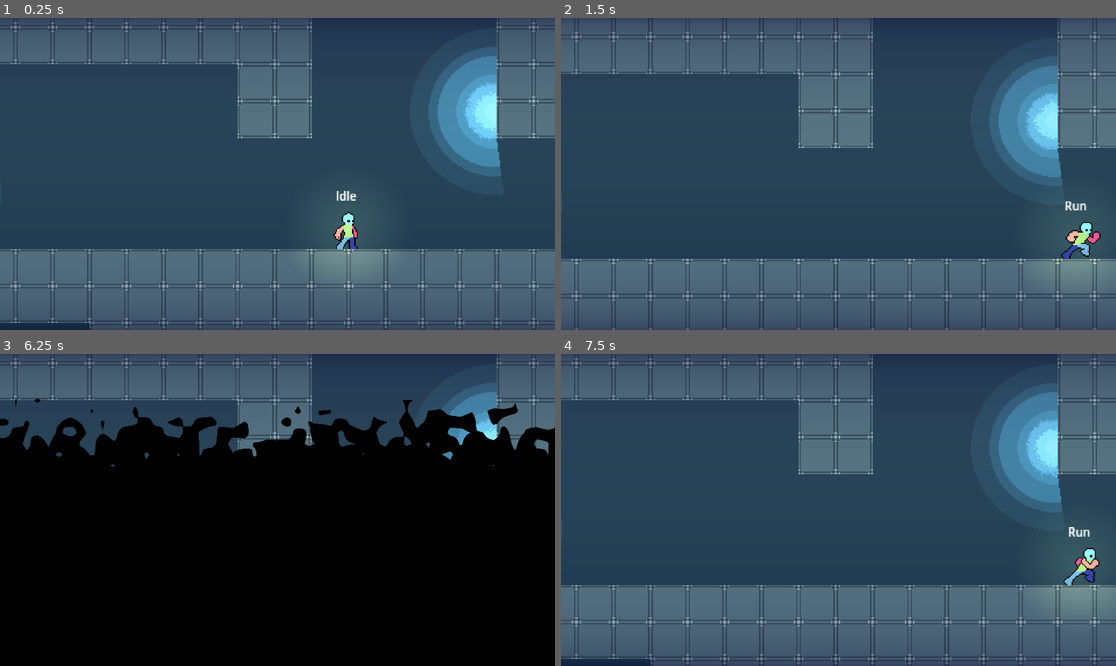
Above: before the commit, frames 1-4 (two rows, left to right).
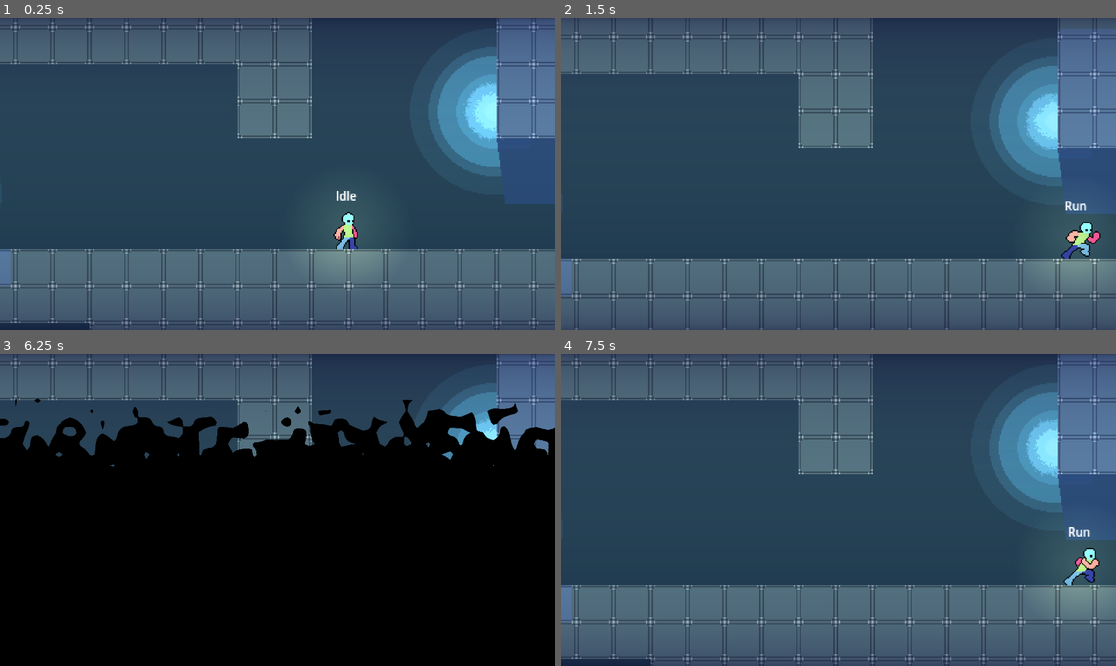
Above: after the commit, the same moments.

Repository: TianJunShi1/harry-forge
Game: Godot game, scene res://main.tscn
Two runs of this game, one before a commit and one after it. Both use one fixed random seed, a clock stepped at 60 frames per second and the inputs below.
Inputs (mouse positions are in pixels of both pictures, inside the frame that each line leads up to):
- Up to frame 1 (0.25 s): no input
- Up to frame 2 (1.5 s): tap Enter at 0.5 s; move the mouse to (960, 158) at 0.52 s; hold D (right) from 0.53 s (still down); tap Shift (run) at 0.6 s; tap Space (jump) at 0.77 s; move the mouse to (727, 189) at 1.27 s; tap E (action) at 1.35 s
- Up to frame 3 (6.25 s): tap Space (jump) at 1.52, 3.02, 3.77, 4.52, 6.02 s; tap Shift (run) at 1.55, 2.1, 2.85, 3.8, 4.35, 5.1, 6.05 s; move the mouse to (333, 441) at 2.02 s; release D (right) at 2.03 s; hold A (left) 2.03-2.78 s; move the mouse to (249, 572) at 2.77 s; hold D (right) 2.78-4.28 s; move the mouse to (444, 556) at 3.52 s; tap E (action) at 3.6, 5.85 s; move the mouse to (111, 463) at 4.27 s; hold A (left) 4.28-5.03 s; move the mouse to (305, 510) at 5.02 s; hold D (right) 5.03-5.78 s; move the mouse to (194, 432) at 5.77 s; hold A (left) from 5.78 s (still down)
- Up to frame 4 (7.5 s): move the mouse to (960, 494) at 6.52 s; tap Shift (run) at 6.6, 7.35 s; tap Space (jump) at 6.77 s; move the mouse to (727, 525) at 7.27 s; release A (left) at 7.28 s; hold D (right) from 7.28 s (still down)

The runs differ from the first frame. In frame 1, 5.9% of the frame differs, in the area x 0-100%, y 3-86%; in frame 2, 6.2%, in the area x 0-100%, y 3-90%; in frame 3, 2.2%; in frame 4, 5.8%.

Commit message:
Fix editor blackout and give shadows a cool blue tint
AmbientLight (@tool script) keeps CanvasModulate white in editor,
switches to runtime_color when playing - no more black editor canvas.
shadow_color changed from opaque black to translucent cool blue so
shadows have visible color contrast against warm torch light.

https://claude.ai/code/session_01Nep7k7bm9abyPcpCngC5Ws

Diff:
--- a/Interactable/Torch/Torch.tscn
+++ b/Interactable/Torch/Torch.tscn
@@ -102,5 +102,5 @@
 energy = 1.4
 shadow_enabled = true
 shadow_filter = 0
-shadow_color = Color(0, 0, 0, 0.85)
+shadow_color = Color(0.02, 0.04, 0.15, 0.75)
 texture = ExtResource("3_f7x5t")
--- a/Level/00_chapter1/01.tscn
+++ b/Level/00_chapter1/01.tscn
@@ -9,6 +9,7 @@
 [ext_resource type="PackedScene" uid="uid://bj5m4npn23phg" path="res://general/level_transition/Level_transition.tscn" id="7_trans"]
 [ext_resource type="PackedScene" uid="uid://l6ibdstqceki" path="res://general/level_transition/spawn_point.tscn" id="8_spawn"]
 [ext_resource type="PackedScene" uid="uid://3wpfik1dxy0i" path="res://Interactable/Torch/Torch.tscn" id="9_torch"]
+[ext_resource type="Script" path="res://general/scripts/ambient_light.gd" id="10_amblt"]
 
 [sub_resource type="Gradient" id="Gradient_e5u0v"]
 colors = PackedColorArray(0.0713, 0.17709997, 0.23, 1, 0.21600002, 0.312, 0.36, 1)
@@ -33,7 +34,8 @@
 dead_zone_height = 5.0
 
 [node name="CanvasModulate" type="CanvasModulate" parent="." unique_id=388200002]
-color = Color(0.15, 0.16, 0.22, 1)
+script = ExtResource("10_amblt")
+runtime_color = Color(0.15, 0.16, 0.22, 1)
 
 [node name="World" type="Node2D" parent="." unique_id=894101426]
 
--- /dev/null
+++ b/general/scripts/ambient_light.gd
@@ -0,0 +1,11 @@
+@tool
+class_name AmbientLight extends CanvasModulate
+
+@export var runtime_color: Color = Color(0.15, 0.16, 0.22, 1)
+
+
+func _ready() -> void:
+	if Engine.is_editor_hint():
+		color = Color.WHITE
+	else:
+		color = runtime_color
